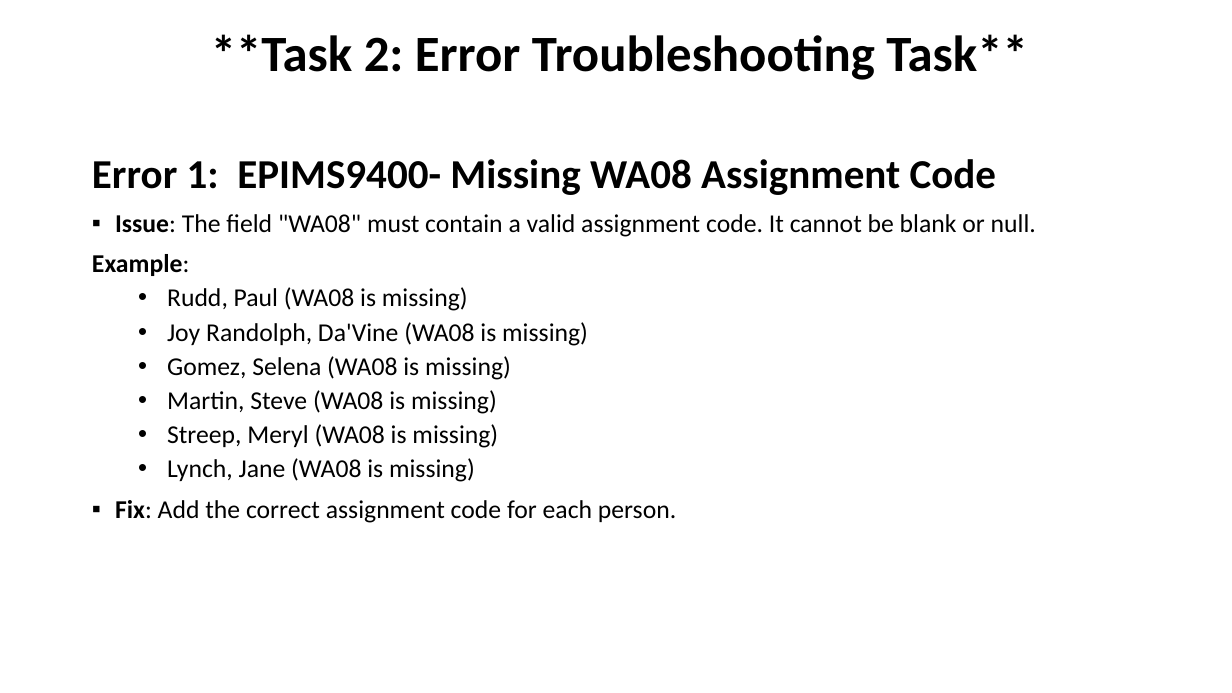
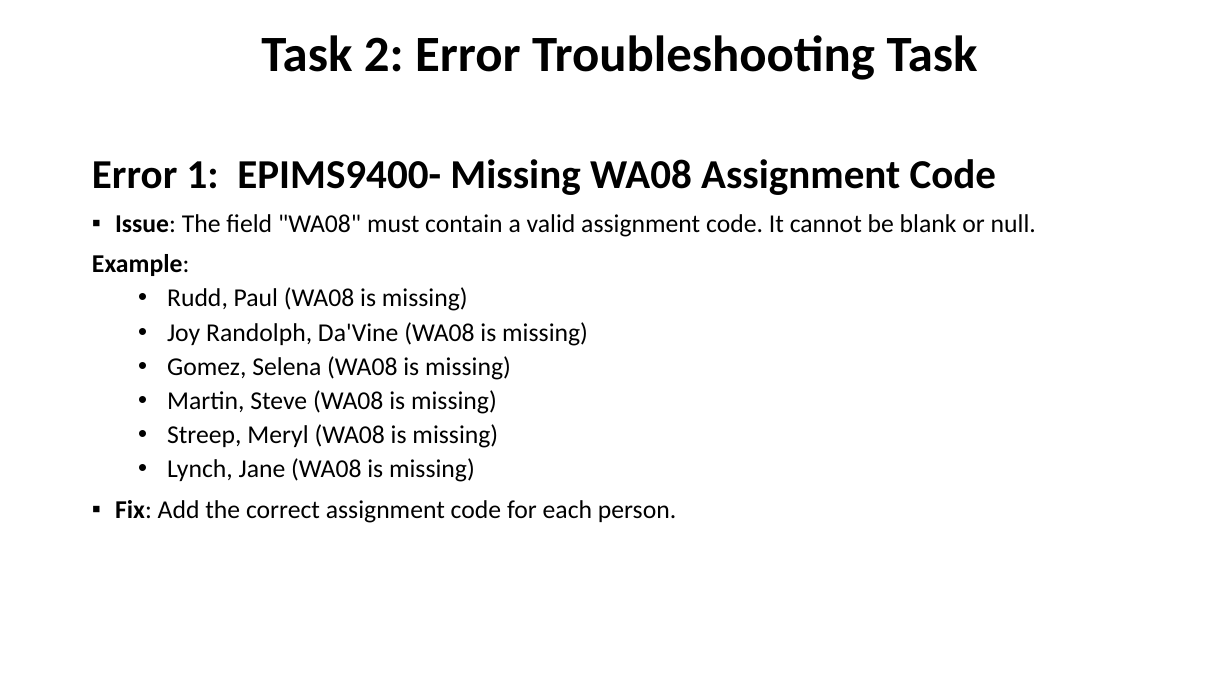
Before and after one commit to sirjanabhatta06/Southbridge-Public-Schools-Tasks, a slide deck: slide 7 of SirjanaBhatta-SouthbridgePublicSchools.pptx. Drawn at 1232x693 pixels with LibreOffice and Linux fonts; fonts in the diff are those of the drawing. Boxes give left, top, right and bottom in pixels: in the first picture for what was removed or moved away, otherwise in the second. Text is boxed around its words. In the diff, an @@ line names an element or a change of style, - is before the commit and + after.

```diff
--- a/SirjanaBhatta-SouthbridgePublicSchools.pptx
+++ b/SirjanaBhatta-SouthbridgePublicSchools.pptx
@@ title at <box>261,35,978,80</box>: text changed @@
-**Task 2: Error Troubleshooting Task**
+Task 2: Error Troubleshooting Task
```
Also in this commit, not shown: 2 other slides changed, 3 other files.
